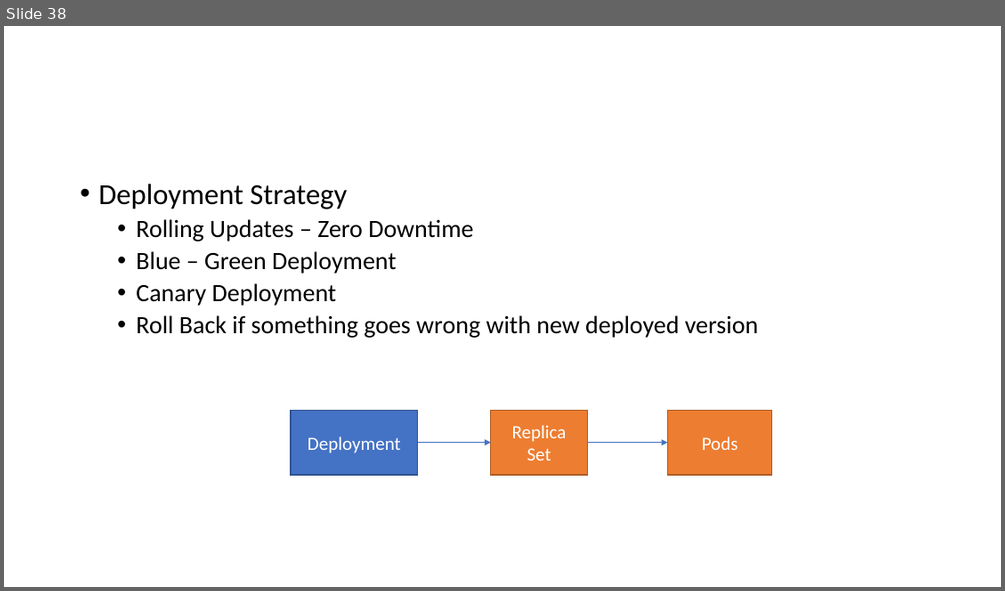
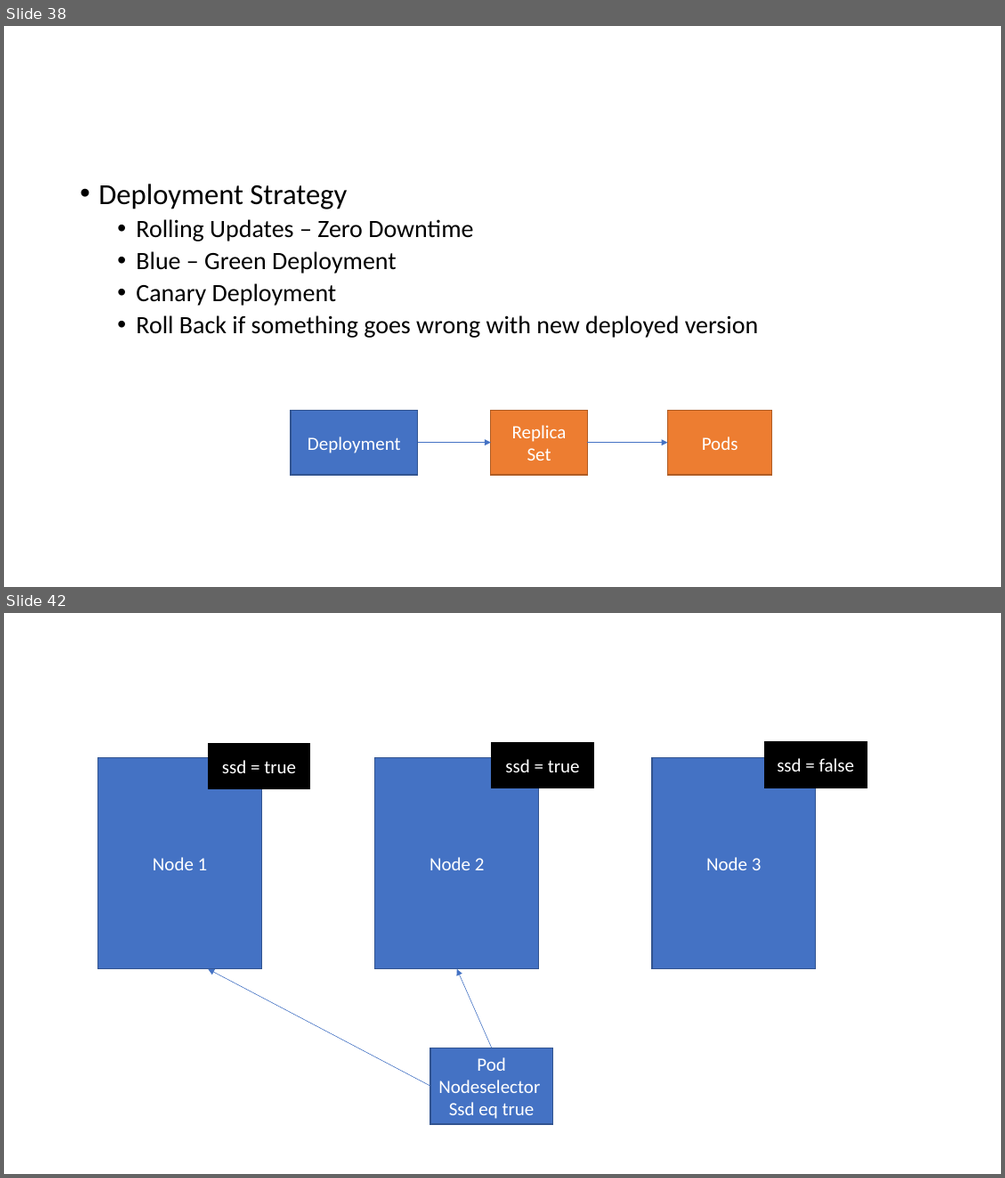
Before and after one commit to BhaveshBR/ckalab, a slide deck: WhiteBoard.pptx. Shown one above the other, each under a label of ours: slide 38 before the commit, slides 38 and 42 after it; the slides between them are not shown. The pictures are 1005x591 and 1005x1178 pixels, drawn with LibreOffice and Linux fonts; fonts in the diff are those of the drawing. Boxes give left, top, right and bottom in pixels: in the first picture for what was removed or moved away, otherwise in the second. Text is boxed around its words. In the diff, an @@ line names an element or a change of style, - is before the commit and + after.

```diff
--- a/WhiteBoard.pptx
+++ b/WhiteBoard.pptx
@@ slide 42 added at (4,613,1001,1174), background #FFFFFF @@
@@ rectangle added at (208,743,310,788), fill #000000, outline #000000 1 pt, 18 pt, text #FFFFFF @@
+ssd = true
@@ rectangle added at (492,742,593,788), fill #000000, outline #000000 1 pt, 18 pt, text #FFFFFF @@
+ssd = true
@@ rectangle added at (764,742,866,787), fill #000000, outline #000000 1 pt, 18 pt, text #FFFFFF @@
+ssd = false
@@ rectangle added at (98,758,262,969), fill #4472C4, outline #325491 1 pt, 18 pt, text #FFFFFF @@
+Node 1
@@ rectangle added at (375,758,539,969), fill #4472C4, outline #325491 1 pt, 18 pt, text #FFFFFF @@
+Node 2
@@ rectangle added at (652,758,816,969), fill #4472C4, outline #325491 1 pt, 18 pt, text #FFFFFF @@
+Node 3
@@ arrow added from (430, 1086) to (208, 969), #4472C4 0.5 pt @@
@@ arrow added from (492, 1047) to (457, 969), #4472C4 0.5 pt @@
@@ rectangle added at (430,1047,553,1124), fill #4472C4, outline #325491 1 pt, 18 pt, text #FFFFFF @@
+Pod
+Nodeselector
+Ssd eq true
```
Also in this commit, not shown: 5 other slides added, 2 other files.
